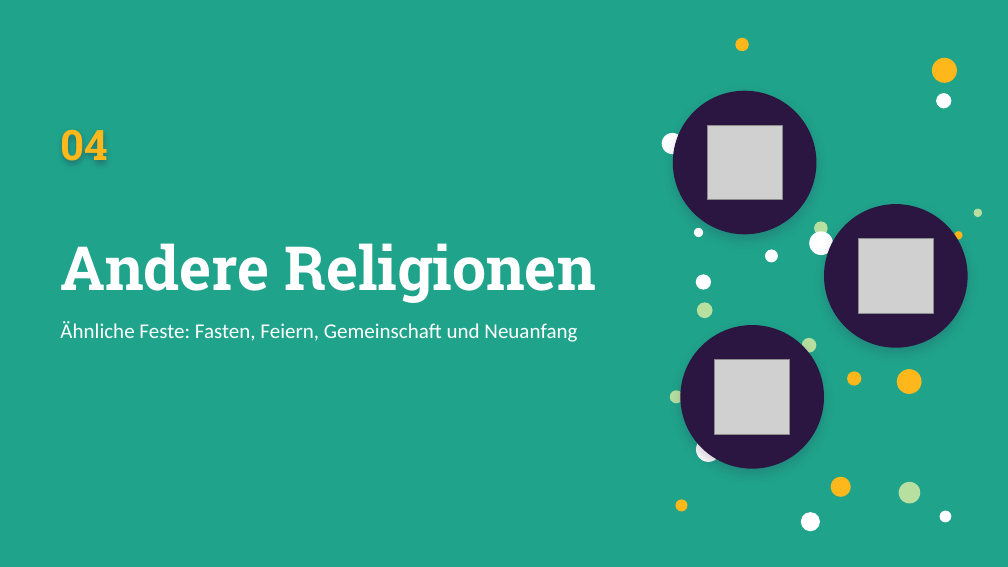
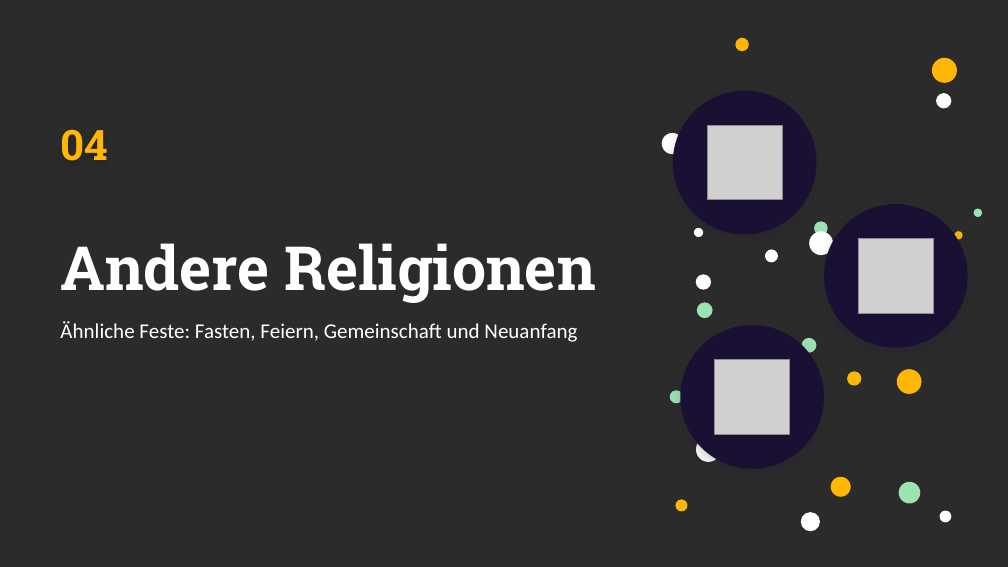
Before and after one commit to Flxrian/Erinnerung, a slide deck: slide 12 of Karneval_und_Ostern.pptx. Drawn at 1008x567 pixels with LibreOffice and Linux fonts; fonts in the diff are those of the drawing; grey boxes stand for pictures; background and template pictures are left out; a plain dark background stands for a picture behind light text. Boxes give left, top, right and bottom in pixels: in the first picture for what was removed or moved away, otherwise in the second. Text is boxed around its words. In the diff, an @@ line names an element or a change of style, - is before the commit and + after.

```diff
--- a/Karneval_und_Ostern.pptx
+++ b/Karneval_und_Ostern.pptx
@@ background #1FA38A to picture (left out) @@
@@ text "04" at (x1=60, y1=129, x2=108, y2=161): text colour #FFB81C to #FFB703 @@
@@ fill #B6DFA0 to #9BE3B0 in 8 elements at (x1=802, y1=338, x2=817, y2=353), (x1=670, y1=390, x2=683, y2=403), (x1=697, y1=302, x2=713, y2=318), (x1=974, y1=209, x2=982, y2=217), (x1=898, y1=225, x2=913, y2=240), (x1=899, y1=482, x2=921, y2=504), (x1=738, y1=107, x2=751, y2=119), (x1=814, y1=222, x2=828, y2=235) @@
@@ fill #FFB81C to #FFB703 in 9 elements at (x1=932, y1=57, x2=957, y2=82), (x1=675, y1=500, x2=687, y2=512), (x1=736, y1=38, x2=749, y2=51), (x1=872, y1=328, x2=886, y2=343), (x1=831, y1=477, x2=851, y2=497), (x1=706, y1=117, x2=721, y2=132), (x1=897, y1=369, x2=922, y2=394), (x1=847, y1=371, x2=861, y2=386), (x1=954, y1=231, x2=963, y2=240) @@
@@ fill #2A1640 to #1A1033; shadow changed in 3 elements at (x1=673, y1=91, x2=817, y2=234), (x1=824, y1=204, x2=968, y2=348), (x1=681, y1=325, x2=824, y2=469) @@
```
Also in this commit, not shown: 17 other slides changed.
